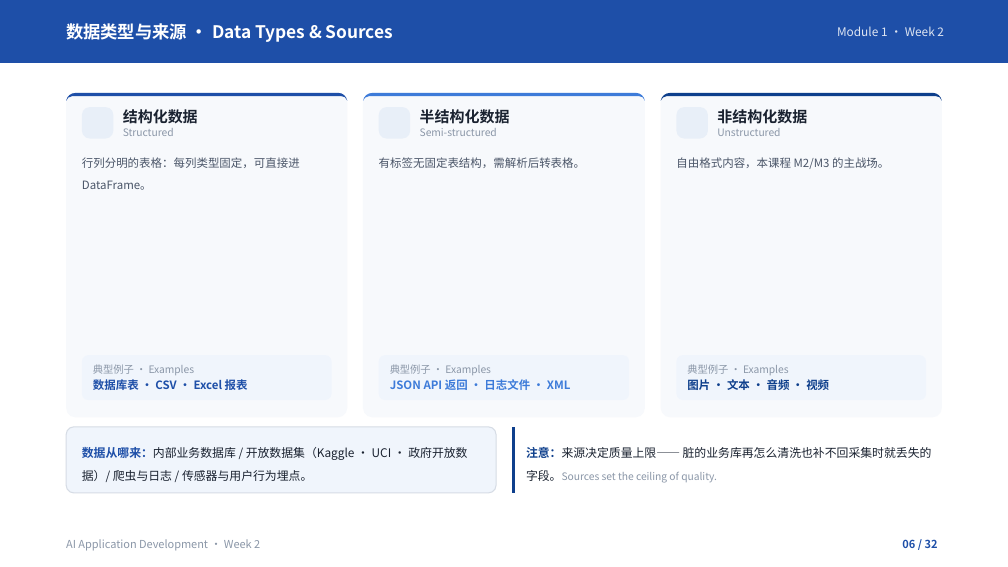
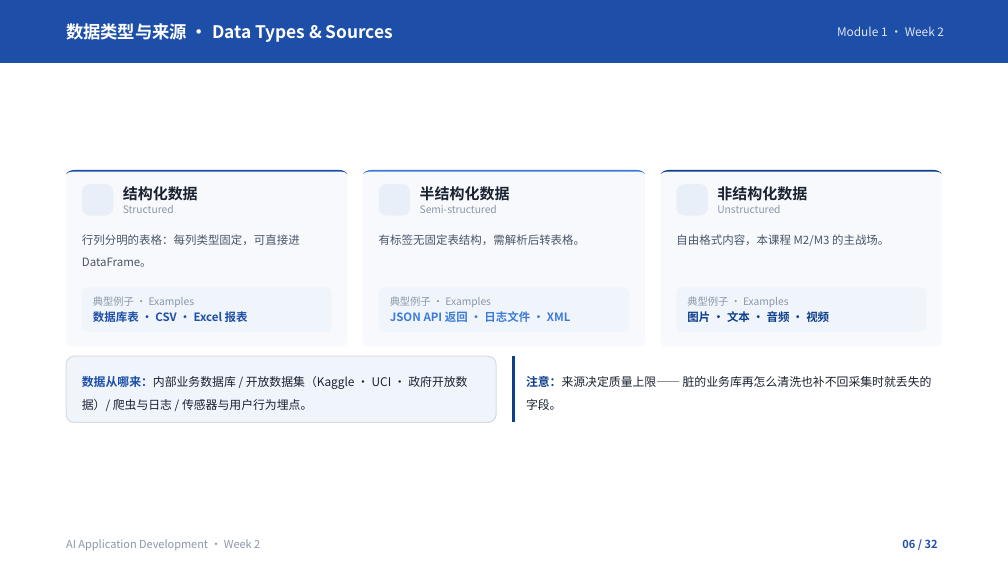
Before and after one commit to klausren/ai-application-development, a slide deck: slide 6 of lectures/week-02/lecture-zh.pptx. Drawn at 1008x567 pixels with LibreOffice and Linux fonts; fonts in the diff are those of the drawing; background and template pictures are left out. Boxes give left, top, right and bottom in pixels: in the first picture for what was removed or moved away, otherwise in the second. Text is boxed around its words. In the diff, an @@ line names an element or a change of style, - is before the commit and + after.

```diff
--- a/lectures/week-02/lecture-zh.pptx
+++ b/lectures/week-02/lecture-zh.pptx
@@ rounded rectangle: place and size @@
-rounded rectangle at (67, 93, 348, 417)
+rounded rectangle at (67, 170, 348, 347)
@@ freeform shape: place and size @@
-freeform shape at (67, 93, 348, 417)
+freeform shape at (67, 170, 348, 347)
@@ rounded rectangle: place and size @@
-rounded rectangle at (363, 93, 645, 417)
+rounded rectangle at (363, 170, 645, 347)
@@ freeform shape: place and size @@
-freeform shape at (363, 93, 645, 417)
+freeform shape at (363, 170, 645, 347)
@@ rounded rectangle: place and size @@
-rounded rectangle at (661, 93, 942, 417)
+rounded rectangle at (661, 170, 942, 347)
@@ freeform shape: place and size @@
-freeform shape at (661, 93, 942, 417)
+freeform shape at (661, 170, 942, 347)
@@ 3 rounded rectangles: place and size @@
-3 rounded rectangles at (82, 107, 709, 139)
+3 rounded rectangles at (82, 185, 709, 216)
@@ 9 texts: place and size @@
-9 texts at (82, 109, 889, 190)
+9 texts at (82, 186, 889, 267)
@@ 7 texts, 4 rounded rectangles, 1 freeform shape: place and size @@
-7 texts, 4 rounded rectangles, 1 freeform shape at (67, 355, 945, 494)
+7 texts, 4 rounded rectangles, 1 freeform shape at (67, 287, 945, 423)
@@ text at (526, 376, 932, 410): text changed @@
-注意：来源决定质量上限—— 脏的业务库再怎么清洗也补不回采集时就丢失的字段。Sources set the ceiling of quality.
+注意：来源决定质量上限—— 脏的业务库再怎么清洗也补不回采集时就丢失的字段。
```
Also in this commit, not shown: 13 other slides changed, 1 other file.
